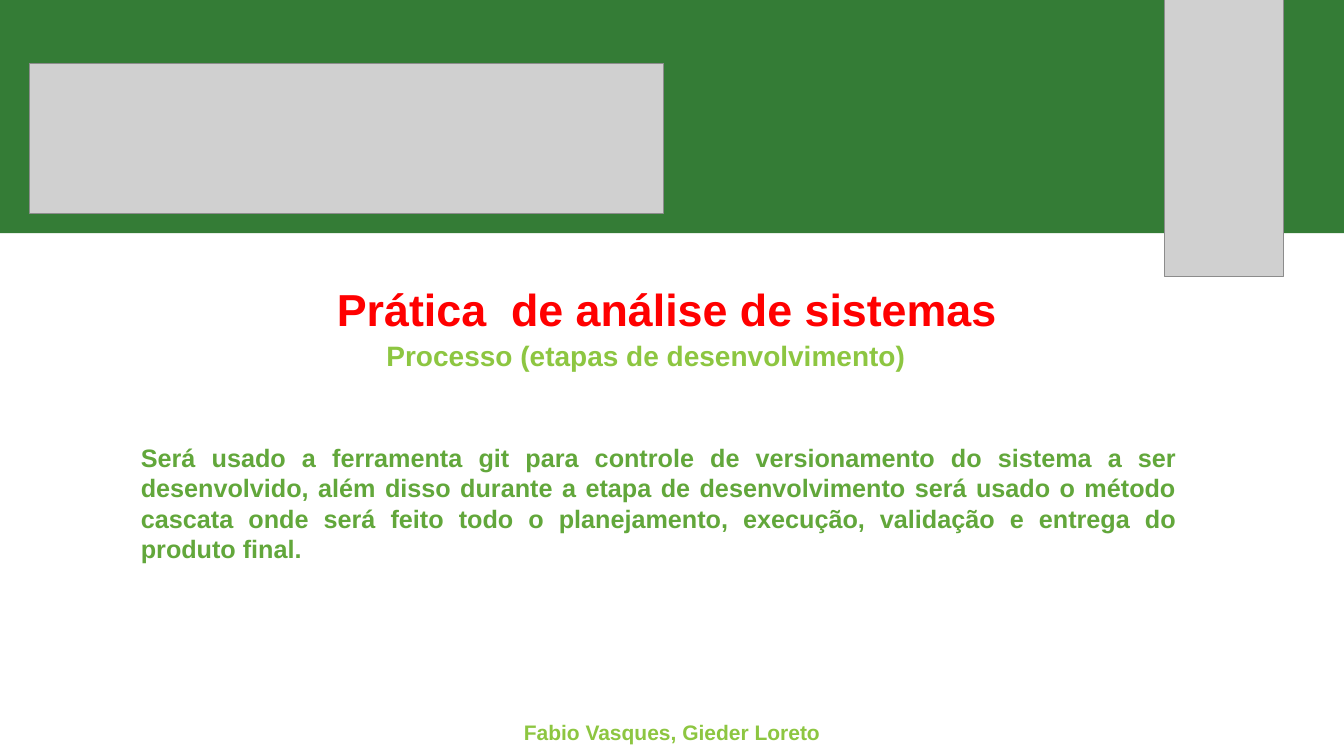
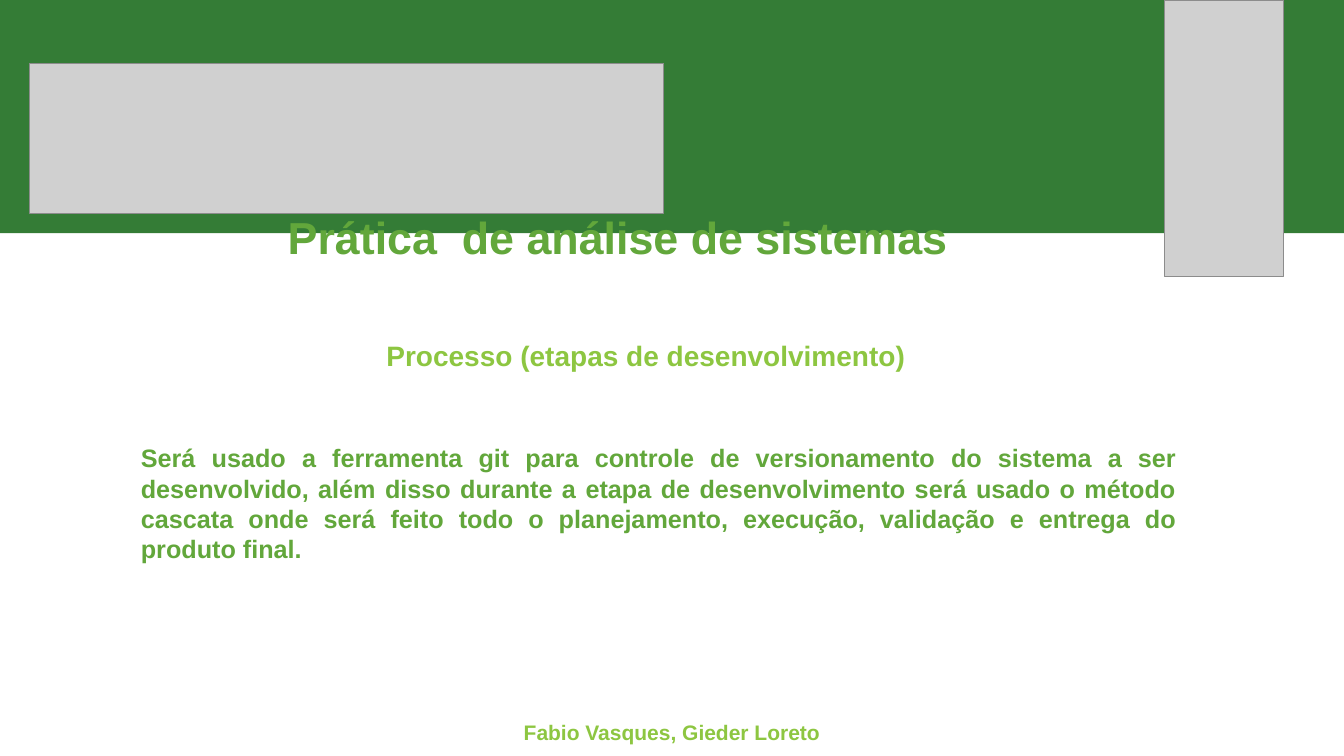
Before and after one commit to fabioportovasques/projeto-sus, a slide deck: slide 1 of primeira entrega.pptx. Drawn at 1344x756 pixels with LibreOffice and Linux fonts; fonts in the diff are those of the drawing; grey boxes stand for pictures. Boxes give left, top, right and bottom in pixels: in the first picture for what was removed or moved away, otherwise in the second. Text is boxed around its words. In the diff, an @@ line names an element or a change of style, - is before the commit and + after.

```diff
--- a/primeira entrega.pptx
+++ b/primeira entrega.pptx
@@ text "Prática de análise de sistemas": place and size @@
-text "Prática de análise de sistemas" at [337,293,997,327]
+text "Prática de análise de sistemas" at [288,219,947,263]
@@ text "Prática de análise de sistemas" at [288,219,947,263]: text colour #FF0000 to #62A73B; alignment centre to justified @@
```
Also in this commit, not shown: 1 other slide changed, 1 slide removed, 1 other file.
